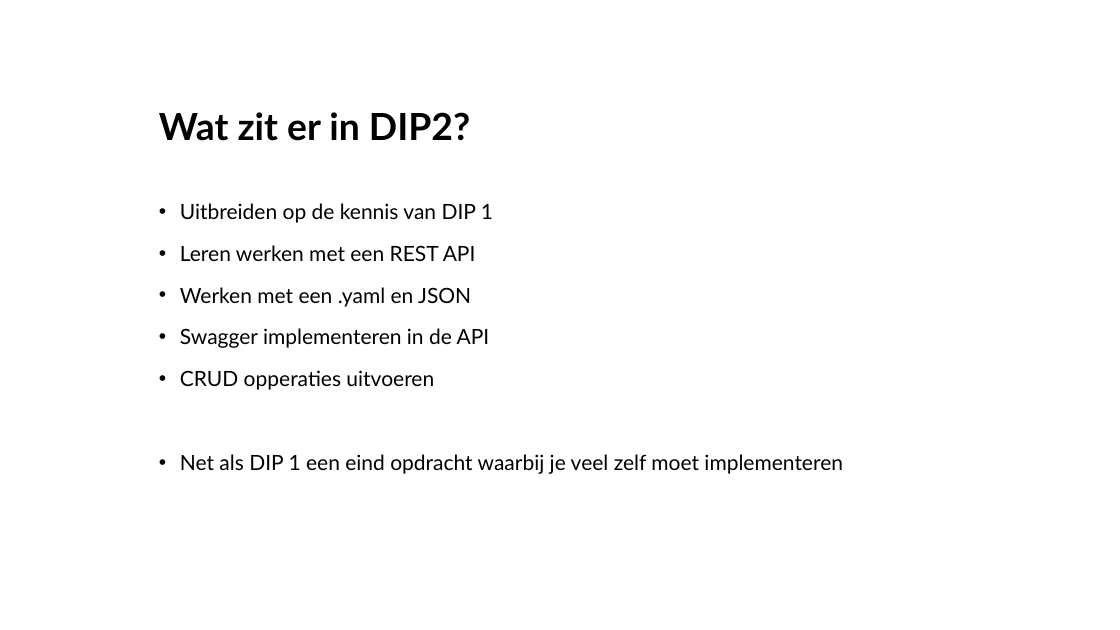
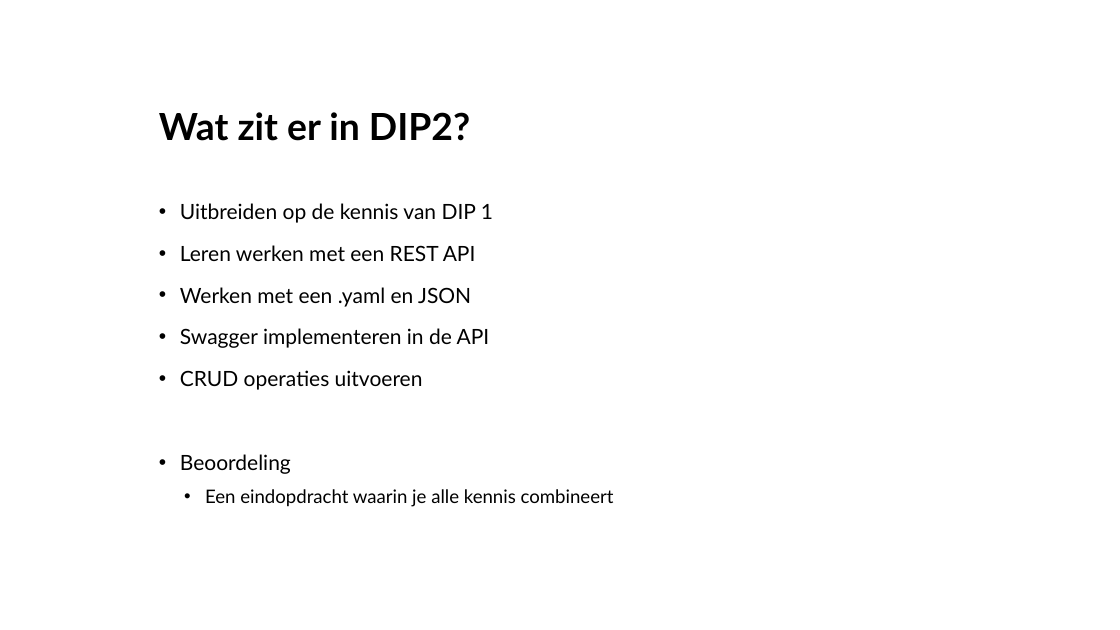
Before and after one commit to AlfaCollegeTeamICT/DIP2, a slide deck: slide 3 of Week 1 - Herhaling/Week 1 presentatie - Herhaling.pptx. Drawn at 1120x630 pixels with LibreOffice and Linux fonts; fonts in the diff are those of the drawing. Boxes give left, top, right and bottom in pixels: in the first picture for what was removed or moved away, otherwise in the second. Text is boxed around its words. In the diff, an @@ line names an element or a change of style, - is before the commit and + after.

```diff
--- a/Week 1 - Herhaling/Week 1 presentatie - Herhaling.pptx
+++ b/Week 1 - Herhaling/Week 1 presentatie - Herhaling.pptx
@@ text at bbox=[180, 370, 614, 507]: text changed; size 18 to 16 pt @@
-• CRUD opperaties uitvoeren
-• Net als DIP 1 een eind opdracht waarbij je veel zelf moet implementeren
+• CRUD operaties uitvoeren
+• Beoordeling
+  • Een eindopdracht waarin je alle kennis combineert
```
Also in this commit, not shown: 3 other slides changed.
